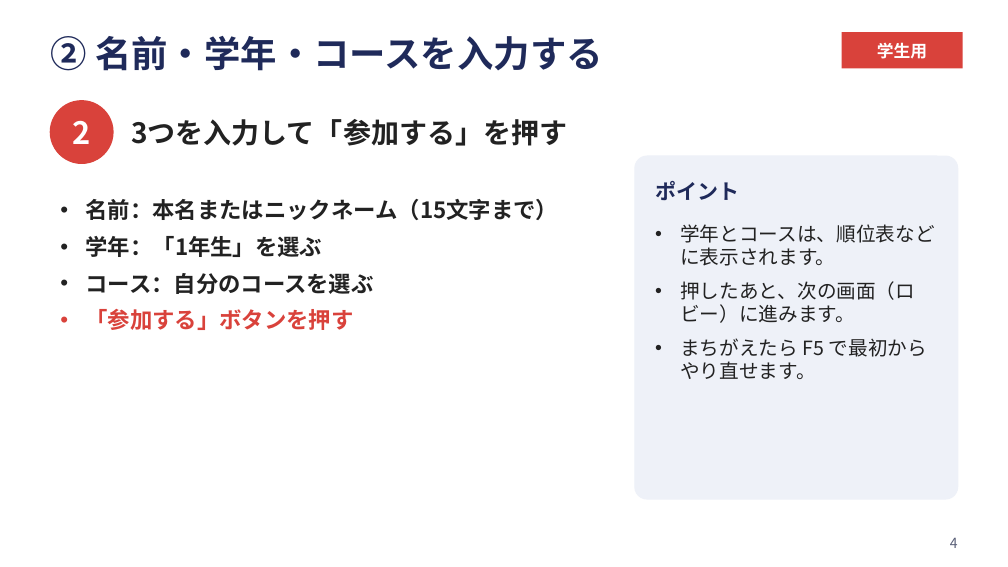
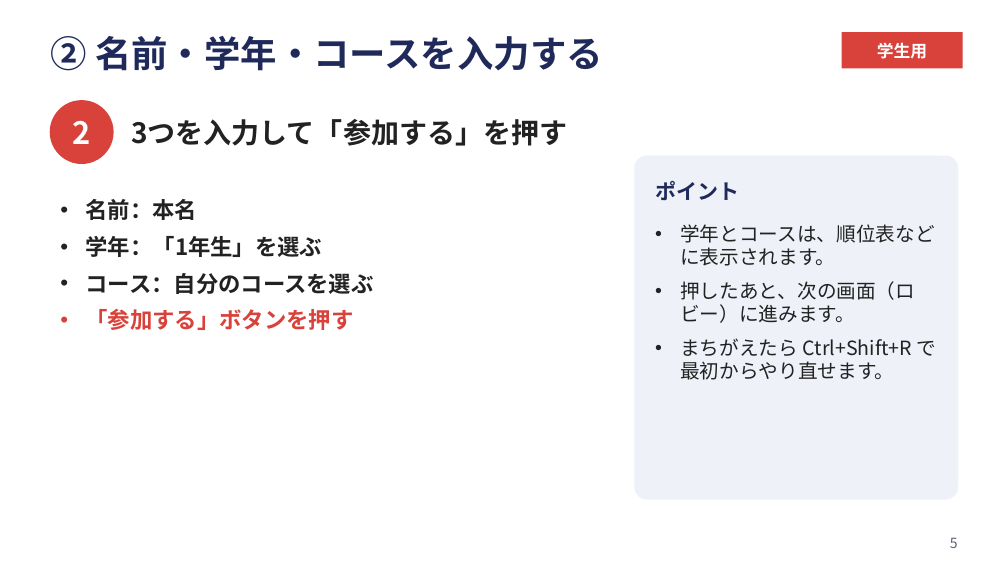
Before and after one commit to watanabekou0708-bot/e-karuta, a slide deck: slide 5 of 手順書/当日手順書_学生用.pptx (slide 4 before the commit). Drawn at 1008x567 pixels with LibreOffice and Linux fonts; fonts in the diff are those of the drawing. Boxes give left, top, right and bottom in pixels: in the first picture for what was removed or moved away, otherwise in the second. Text is boxed around its words. In the diff, an @@ line names an element or a change of style, - is before the commit and + after.

```diff
--- a/手順書/当日手順書_学生用.pptx
+++ b/手順書/当日手順書_学生用.pptx
@@ text at box(86, 199, 198, 220): text changed @@
-• 名前：本名またはニックネーム（15文字まで）
+• 名前：本名
@@ text at box(680, 338, 937, 380): text changed @@
-• まちがえたら F5 で最初からやり直せます。
+• まちがえたら Ctrl+Shift+R で最初からやり直せます。
@@ page number at box(950, 537, 958, 548): text changed @@
-4
+5
```
Also in this commit, not shown: 4 other slides changed, 1 slide added, 2 other files.
